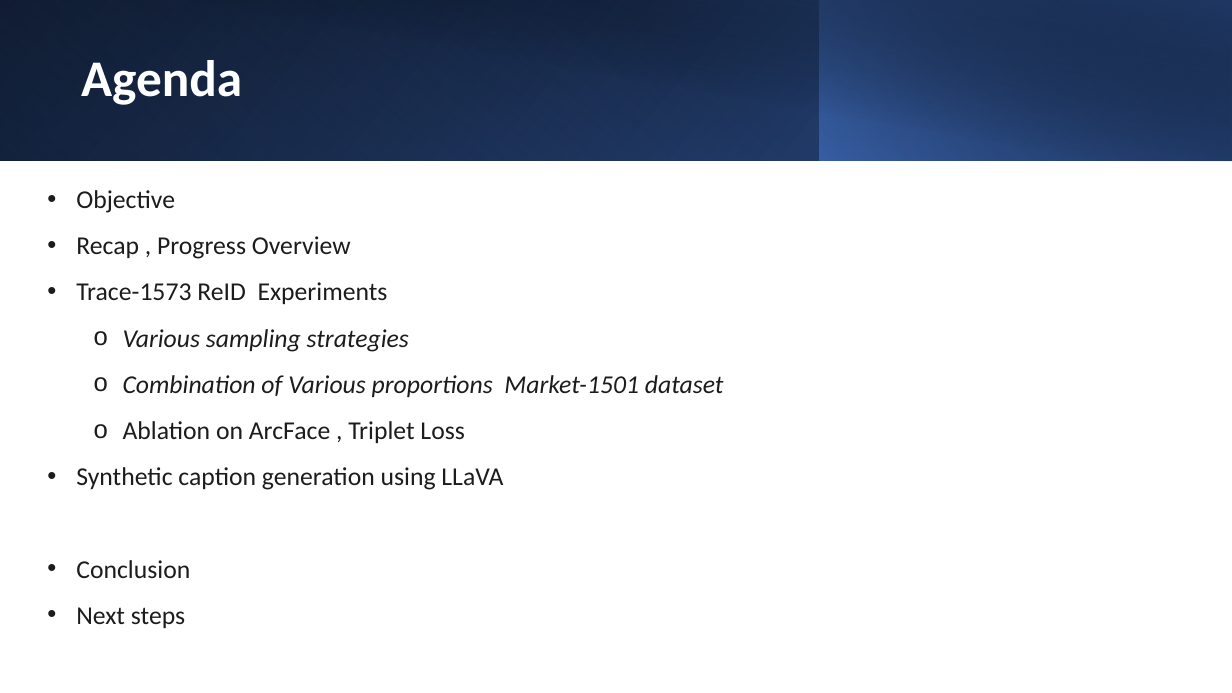
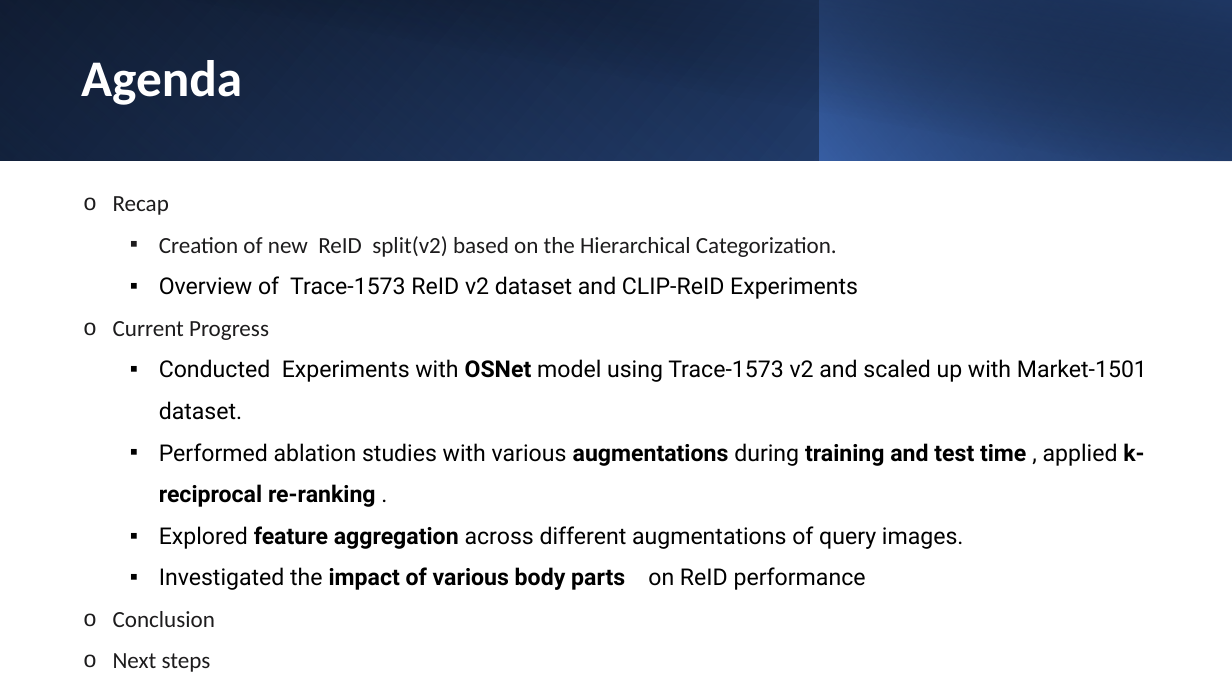
Before and after one commit to ManishGovind/transfer, a slide deck: slide 2 of Temp.pptx. Drawn at 1232x693 pixels with LibreOffice and Linux fonts; fonts in the diff are those of the drawing. Boxes give left, top, right and bottom in pixels: in the first picture for what was removed or moved away, otherwise in the second. Text is boxed around its words. In the diff, an @@ line names an element or a change of style, - is before the commit and + after.

```diff
--- a/Temp.pptx
+++ b/Temp.pptx
@@ text "Recap": place and size @@
-text "Recap" at [76, 190, 724, 628]
+text "Recap" at [113, 196, 1147, 590]
@@ text "Recap" at [113, 196, 1147, 590]: size 20 to 18 pt in "Conclusion", "Next steps"; bullet • to o; list level 1 to 2 in "Conclusion"; list level 1 to 2 in "Next steps" @@
@@ text at [113, 196, 1147, 590]: text changed; size 20 to 18 pt; font Calibri to Roboto; text colour #1D1C1D to #000000 @@
-• Objective
-• Recap , Progress Overview
-• Trace-1573 ReID Experiments
-  o Various sampling strategies
-  o Combination of Various proportions Market-1501 dataset
-  o Ablation on ArcFace , Triplet Loss
-• Synthetic caption generation using LLaVA
+  o Recap
+    ▪ Creation of new ReID split(v2) based on the Hierarchical Categorization.
+    ▪ Overview of Trace-1573 ReID v2 dataset and CLIP-ReID Experiments
+  o Current Progress
+    ▪ Conducted Experiments with OSNet model using Trace-1573 v2 and scaled up with Market-1501 dataset.
+    ▪ Performed ablation studies with various augmentations during training and test time , applied k-reciprocal re-ranking .
+    ▪ Explored feature aggregation across different augmentations of query images.
+    ▪ Investigated the impact of various body parts on ReID performance
```
Also in this commit, not shown: 1 other slide changed, 21 slides added, 22 slides removed.
